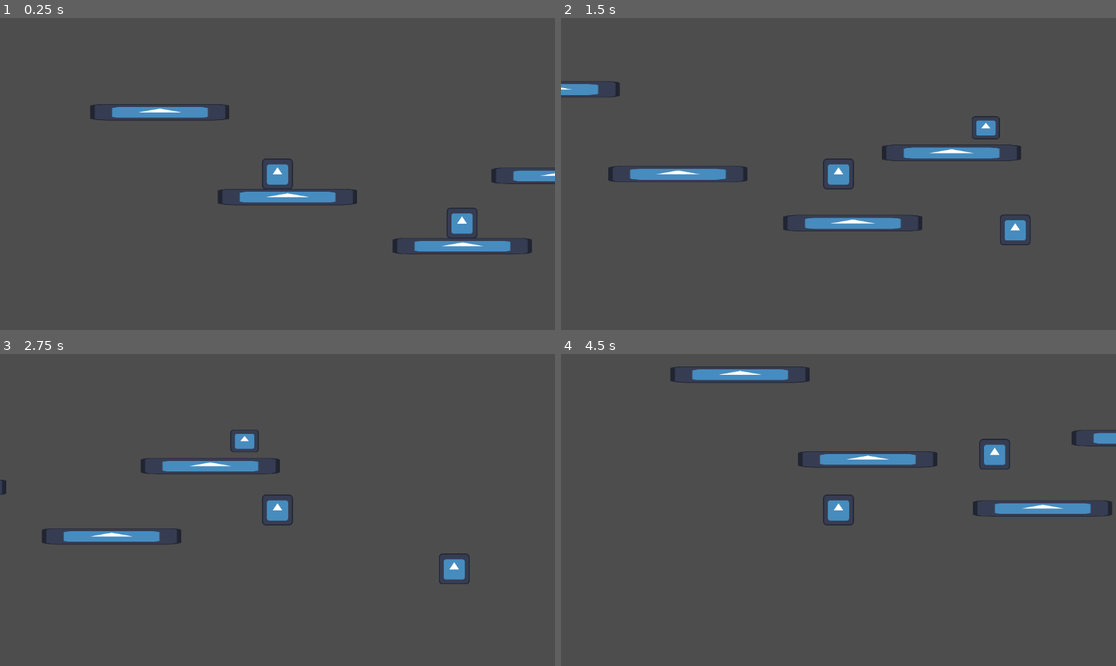
Above: before the commit, frames 1-4 (two rows, left to right).
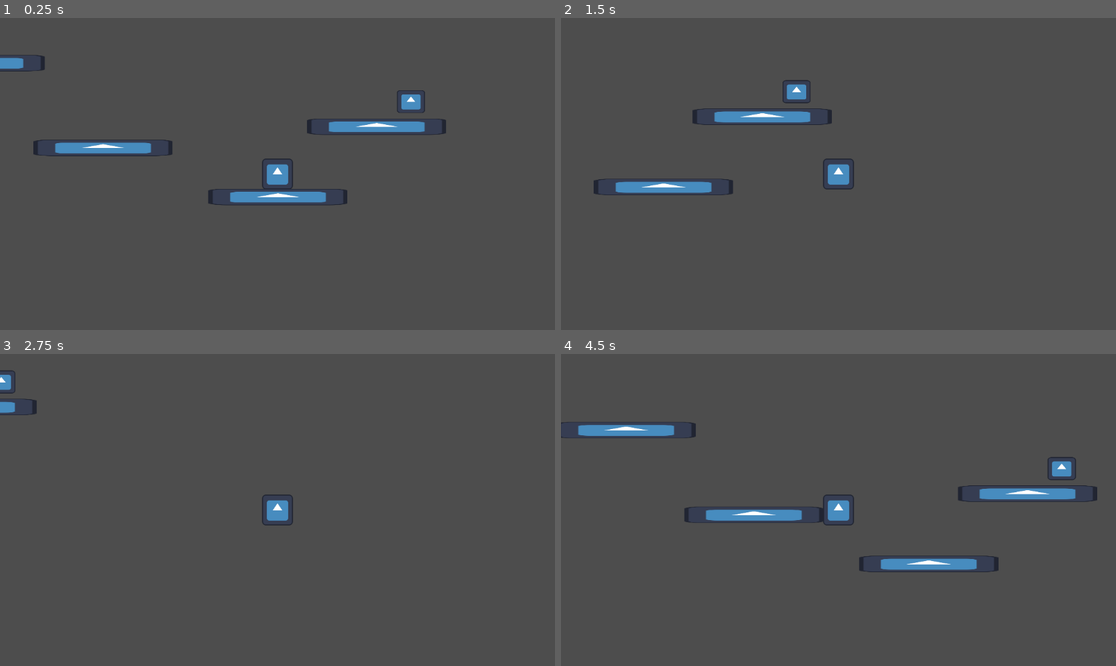
Above: after the commit, the same moments.

Repository: AdamBaroch/colourfull
Game: Godot game, scene res://scenes/game.tscn
Same seed, same stepped clock (60 frames per second), same inputs: the game is played once before the commit and once after it. The engine's default icon, where the game draws it, is replaced by a stand-in: a white triangle on a blue panel in a dark square.
Inputs:
- Up to frame 1 (0.25 s): no input
- Up to frame 2 (1.5 s): tap Enter (ui_accept) at 0.5, 1.35 s; hold Enter (ui_accept) 0.53-1.28 s; hold Right (ui_right) from 0.53 s (still down)
- Up to frame 3 (2.75 s): tap Enter (ui_accept) at 1.52, 1.82 s; release Right (ui_right) at 2.03 s; hold Left (ui_left) from 2.03 s (still down); hold Enter (ui_accept) from 2.03 s (still down)
- Up to frame 4 (4.5 s): release Enter (ui_accept) at 2.78 s; tap Enter (ui_accept) at 2.85, 3.02, 3.32, 4.35 s; hold Enter (ui_accept) 3.53-4.28 s; release Left (ui_left) at 4.28 s; hold Right (ui_right) from 4.28 s (still down)

The runs differ from the first frame. In frame 1, 4.7% of the frame differs, in the area x 0-100%, y 11-76%; in frame 2, 5.1%; in frame 3, 2.4%; in frame 4, 6.3%, in the area x 0-100%, y 4-70%.

Commit message:
Hurtbox/hitbox/health
Making and testing hitboxes

Diff:
--- a/components/health_component.gd
+++ b/components/health_component.gd
@@ -12,6 +12,8 @@
 		target_is_dead.emit()
 
 
-func _input(event: InputEvent) -> void:
-	if event.is_action_pressed("ui_accept"):
-		apply_damage(2.5)
+func _on_hurtbox_received_damage(damage: int) -> void:
+	health = clamp(health - damage, 0, max_health)
+	print(health)
+	if health <= 0:
+		target_is_dead.emit()
--- /dev/null
+++ b/components/hit_box.gd
@@ -0,0 +1,11 @@
+class_name Hitbox
+
+extends Area2D
+
+@export var damage: int = 1 : set = set_damage, get = get_damage
+
+func set_damage(value: int):
+	damage = value
+
+func get_damage() -> int:
+	return damage
--- /dev/null
+++ b/components/hurt_box.gd
@@ -0,0 +1,14 @@
+class_name Hurtbox
+
+extends Area2D
+
+signal received_damage(damage: int)
+
+@export var health: HealthComponent
+
+func _ready() -> void:
+	connect ("area_entered", _on_area_entered)
+
+func _on_area_entered(hitbox: Hitbox) -> void:
+	if hitbox != null:
+		received_damage.emit(hitbox.damage)
--- a/scenes/enemy.tscn
+++ b/scenes/enemy.tscn
@@ -1,9 +1,23 @@
-[gd_scene load_steps=2 format=3 uid="uid://cbl8oq8026g05"]
+[gd_scene load_steps=5 format=3 uid="uid://cbl8oq8026g05"]
 
 [ext_resource type="Script" path="res://components/health_component.gd" id="1_dms76"]
+[ext_resource type="Script" path="res://scripts/enemy_basic.gd" id="1_r0t7y"]
+[ext_resource type="Script" path="res://components/hurt_box.gd" id="2_ut8dj"]
 
-[node name="enemy" type="CharacterBody2D"]
+[sub_resource type="CircleShape2D" id="CircleShape2D_elhgy"]
+
+[node name="enemy_basic" type="CharacterBody2D"]
+script = ExtResource("1_r0t7y")
 
 [node name="HealthComponent" type="Node" parent="."]
 script = ExtResource("1_dms76")
-max_health = 30.0
+max_health = 50.0
+
+[node name="Hurtbox" type="Area2D" parent="." node_paths=PackedStringArray("health")]
+script = ExtResource("2_ut8dj")
+health = NodePath("../HealthComponent")
+
+[node name="CollisionShape2D" type="CollisionShape2D" parent="Hurtbox"]
+shape = SubResource("CircleShape2D_elhgy")
+
+[connection signal="received_damage" from="Hurtbox" to="HealthComponent" method="_on_hurtbox_received_damage"]
--- a/scenes/game.tscn
+++ b/scenes/game.tscn
@@ -1,8 +1,9 @@
-[gd_scene load_steps=7 format=3 uid="uid://dsyna54mv2j0c"]
+[gd_scene load_steps=8 format=3 uid="uid://dsyna54mv2j0c"]
 
 [ext_resource type="Texture2D" uid="uid://c7cfi5w4qxb4y" path="res://icon.svg" id="1_ajjth"]
 [ext_resource type="PackedScene" uid="uid://85nw85gnkvb0" path="res://scenes/player.tscn" id="1_nyxcr"]
 [ext_resource type="PackedScene" uid="uid://d0s6h5anx4iys" path="res://scenes/enemy_kill.tscn" id="3_a35wl"]
+[ext_resource type="PackedScene" uid="uid://cbl8oq8026g05" path="res://scenes/enemy.tscn" id="4_1fn6j"]
 
 [sub_resource type="CircleShape2D" id="CircleShape2D_up028"]
 radius = 57.4609
@@ -24,9 +25,6 @@
 
 [node name="CollisionShape2D" type="CollisionShape2D" parent="enemy_kill"]
 shape = SubResource("CircleShape2D_up028")
-
-[node name="CharacterBody2D" parent="." instance=ExtResource("1_nyxcr")]
-position = Vector2(413, 230)
 
 [node name="StaticBody2D5" type="StaticBody2D" parent="."]
 position = Vector2(937, 284)
@@ -86,3 +84,6 @@
 
 [node name="Player" parent="." instance=ExtResource("1_nyxcr")]
 position = Vector2(796, 359)
+
+[node name="enemy_basic" parent="." instance=ExtResource("4_1fn6j")]
+position = Vector2(956, 244)
--- a/scenes/player.tscn
+++ b/scenes/player.tscn
@@ -1,7 +1,8 @@
-[gd_scene load_steps=6 format=3 uid="uid://85nw85gnkvb0"]
+[gd_scene load_steps=7 format=3 uid="uid://85nw85gnkvb0"]
 
 [ext_resource type="Script" path="res://scripts/player.gd" id="1_ckbj6"]
 [ext_resource type="Texture2D" uid="uid://c7cfi5w4qxb4y" path="res://icon.svg" id="1_rq5lm"]
+[ext_resource type="Script" path="res://components/hit_box.gd" id="3_lx5qb"]
 
 [sub_resource type="SpriteFrames" id="SpriteFrames_gkcwc"]
 animations = [{
@@ -38,7 +39,11 @@
 
 [node name="dmg_picking_area" type="Area2D" parent="." groups=["player"]]
 
-[node name="CollisionShape2D" type="CollisionShape2D" parent="dmg_picking_area"]
+[node name="Hitbox" type="Area2D" parent="."]
+script = ExtResource("3_lx5qb")
+damage = 10
+
+[node name="CollisionShape2D" type="CollisionShape2D" parent="Hitbox"]
 position = Vector2(-0.5, -0.5)
 shape = SubResource("RectangleShape2D_yeri0")
 
--- /dev/null
+++ b/scripts/enemy_basic.gd
@@ -0,0 +1 @@
+extends CharacterBody2D
--- a/scripts/player.gd
+++ b/scripts/player.gd
@@ -1,9 +1,9 @@
 extends CharacterBody2D
 
 # Parametry pro ovládání postavy
-var acceleration: float = 1000.0   # Rychlost akcelerace při stisknutí vstupu
-var friction: float = 1800.0       # Brzdící síla (frikce) při absenci vstupu
-var max_speed: float = 500.0      # Maximální rychlost po stranách
+var acceleration: float = 1300.0   # Rychlost akcelerace při stisknutí vstupu
+var friction: float = 2500.0       # Brzdící síla (frikce) při absenci vstupu
+var max_speed: float = 650.0      # Maximální rychlost po stranách
 
 # Parametry pohybu a skoku
 var gravitation = 2000                         # základní gravitace
@@ -13,7 +13,7 @@
 var double_jump = 0
 # Apex modifier – modifikátor gravitace v okolí vrcholu skoku
 var apex_gravitation_multiplikator = 0.4
-var fall_gravitation_multiplikator = 2     # při pádu chceme vyšší gravitaci
+var fall_gravitation_multiplikator = 2    # při pádu chceme vyšší gravitaci
 
 # Parametry pro jump buffering a coyote time (v sekundách)
 var jump_buffer_time = 0.2                   # doba, po kterou se uchovává požadavek na skok
@@ -25,7 +25,7 @@
 var jump_cut_multiplier = 0.4
 
 # Poduzel pro ledge detection (např. umístěný na straně postavy, směřující dolů)
-@onready var ledge_detector = $LedgeDetector
+#@onready var ledge_detector = $LedgeDetector
 
 func _physics_process(delta):
 	process_input(delta)
